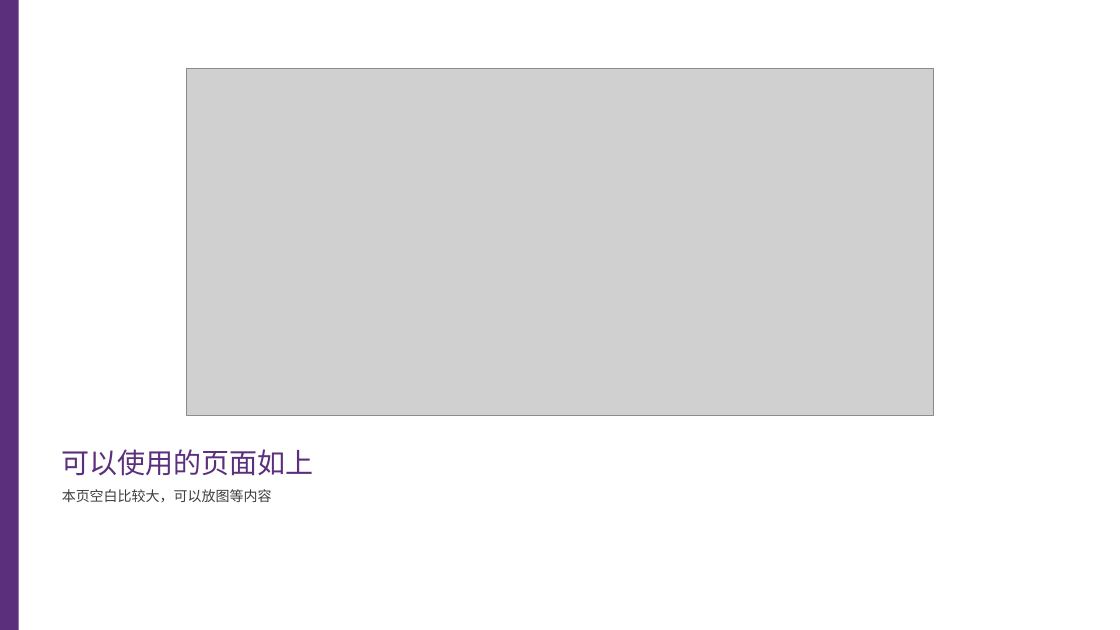
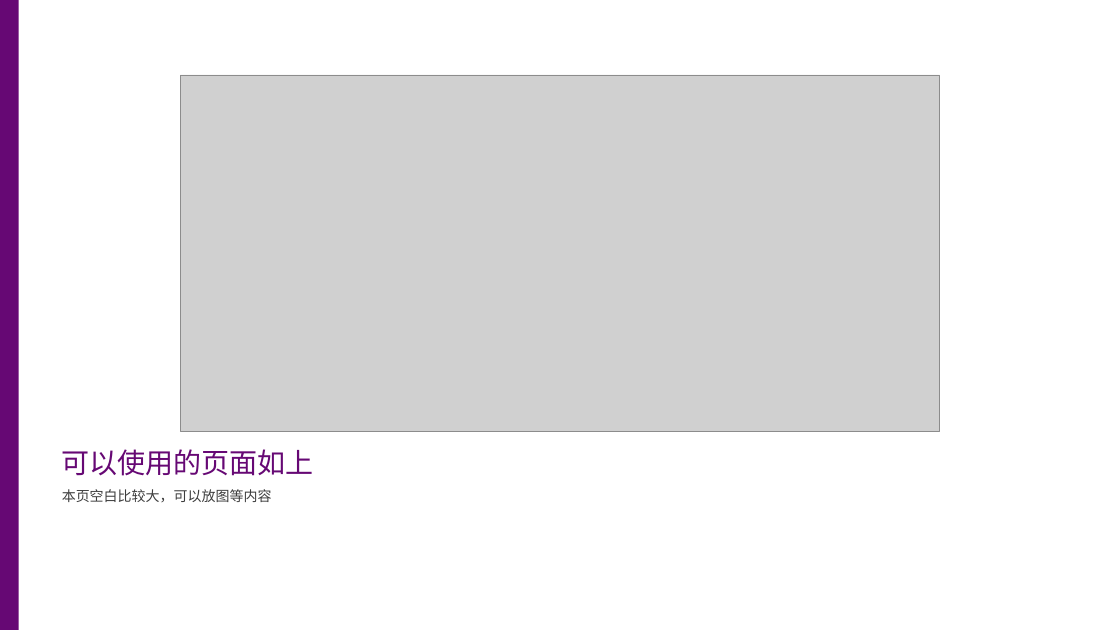
Before and after one commit to atomiechen/THU-PPT-Theme, a slide deck: slide 5 of v3顶边白底变体16-9.pptx. Drawn at 1120x630 pixels with LibreOffice and Linux fonts; fonts in the diff are those of the drawing; grey boxes stand for pictures. Boxes give left, top, right and bottom in pixels: in the first picture for what was removed or moved away, otherwise in the second. Text is boxed around its words. In the diff, an @@ line names an element or a change of style, - is before the commit and + after.

Commit message:
Major update: 对于浅色背景模板，根据《清华大学视觉形象识别系统手册》，纠正清华主题色，使用校徽校名矢量图

```diff
--- a/v3顶边白底变体16-9.pptx
+++ b/v3顶边白底变体16-9.pptx
@@ rectangle at [0, 0, 18, 630]: fill #5C2F7D to #660874 @@
@@ picture: place and size @@
-picture at [187, 69, 933, 416]
+picture at [181, 75, 940, 431]
@@ title "可以使用的页面如上" at [62, 449, 314, 476]: text colour #5C2F7D to #660874 @@
```
Also in this commit, not shown: 7 other slides changed, 4 other files.
